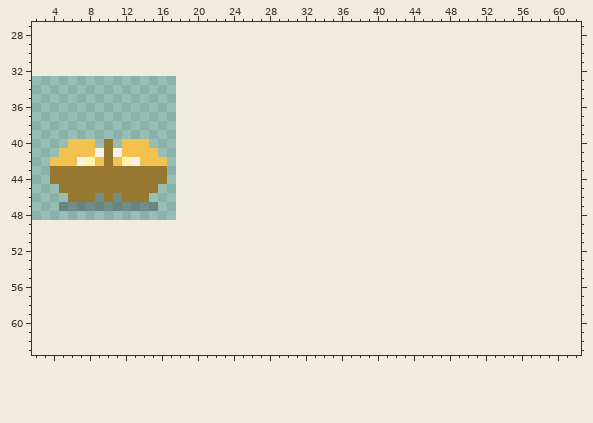
Pixel-art file, stored at game/pixel-plants/sheng-shi-hua-huang.aseprite. The picture above is the old version.
16x16 pixels, 1 frame. Shown: x 2..62, y 27..63. The old version is drawn lined up with the new one, on the new canvas.
The result:
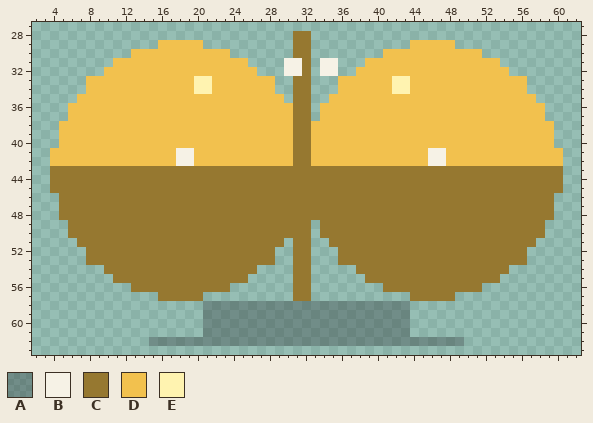
Palette (. is transparent): A #1a1a204c  B #f6f2e6  C #967830  D #f2c14e  E #fff3b0
Changes in this commit:
canvas 16x16 -> 64x64, the old top-left corner now at 2,33
The author put colour A in rows 58 to 61 at x 21 to 43; in row 62 at x 15 to 49.
The author put colour B in rows 31 to 32 at x 30 to 31 and 34 to 35; in rows 41 to 42 at x 18 to 19 and 46 to 47.
The author put colour C in rows 28 to 30 at x 31 to 32; in rows 31 to 32 at x 32; in rows 33 to 42 at x 31 to 32; in rows 43 to 44 at x 17 to 60; in row 45 at x 4 and 16 to 60; in row 46 at x 5 and 15 to 59.
The author put colour C in row 47 at x 16 to 59; in row 48 at x 5 to 59; in rows 49 to 50 at x 6 to 32 and 34 to 58; in row 51 at x 7 to 29, 31 to 32 and 35 to 57; in rows 52 to 53 at x 8 to 28, 31 to 32 and 36 to 56; in row 54 at x 10 to 26, 31 to 32 and 38 to 54.
The author put colour C in row 55 at x 11 to 25, 31 to 32 and 39 to 53; in row 56 at x 13 to 23, 31 to 32 and 41 to 51; in row 57 at x 16 to 20, 31 to 32 and 44 to 48.
Colour A becomes colour C in row 46 at x 9 and 11; in row 47 at x 5 to 15.
The author put colour D in row 29 at x 16 to 20 and 44 to 48; in row 30 at x 13 to 23 and 41 to 51; in row 31 at x 11 to 25 and 39 to 53; in row 32 at x 10 to 26 and 38 to 54; in rows 33 to 34 at x 8 to 19, 22 to 28, 36 to 41 and 44 to 56; in row 35 at x 7 to 29 and 35 to 57.
The author put colour D in rows 36 to 37 at x 6 to 30 and 34 to 58; in rows 38 to 39 at x 5 to 30 and 33 to 59; in row 40 at x 5, 9, 11, 15 to 30 and 33 to 59; in row 41 at x 4, 16 to 17, 20 to 30, 33 to 45 and 48 to 60; in row 42 at x 17, 20 to 30, 33 to 45 and 48 to 60.
Colour B becomes colour D in row 41 at x 9 and 11; in row 42 at x 7 and 13.
Colour C becomes colour D in rows 40 to 42 at x 10.
Colour E becomes colour D in row 42 at x 8 and 12.
The author put colour E in rows 33 to 34 at x 20 to 21 and 42 to 43.
